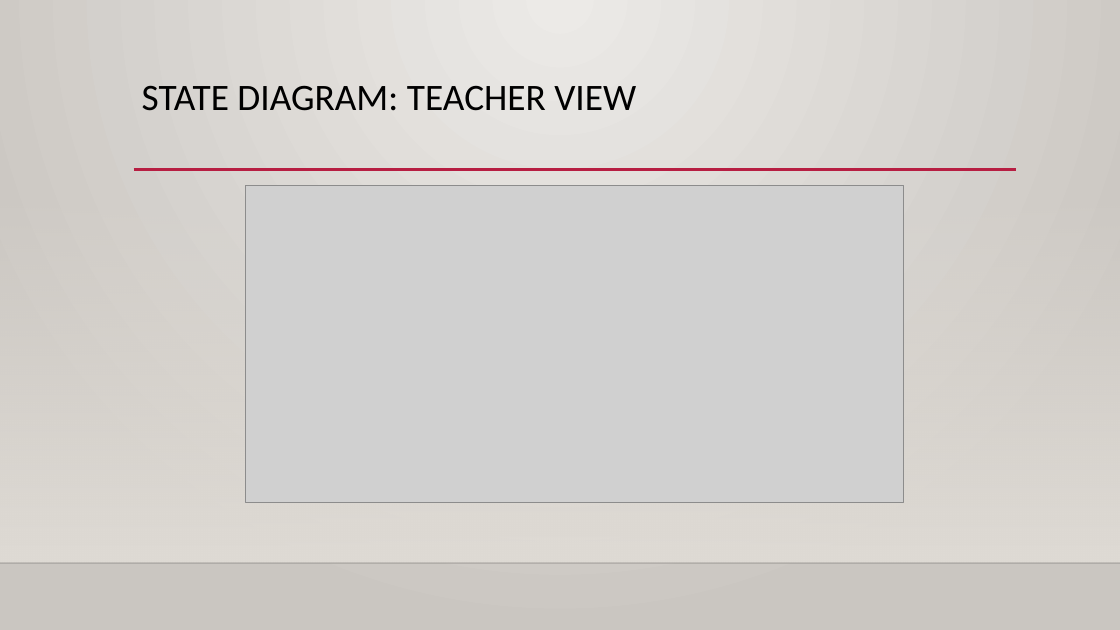
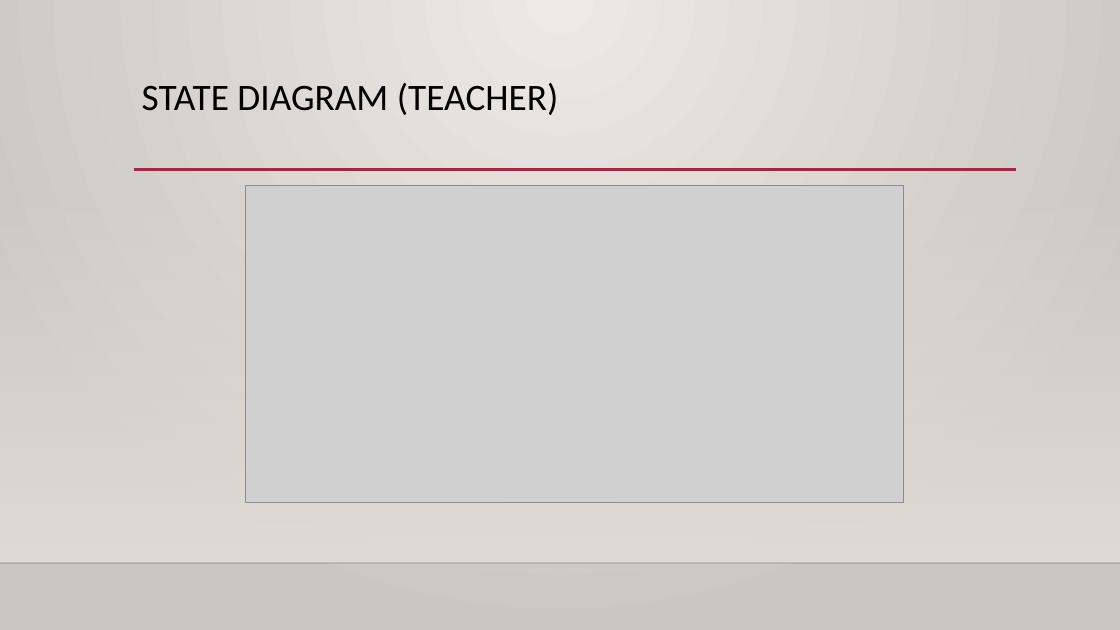
Before and after one commit to StewartSteven/Attend-In, a slide deck: slide 11 of Attend-in_Sprint1.pptx. Drawn at 1120x630 pixels with LibreOffice and Linux fonts; fonts in the diff are those of the drawing; grey boxes stand for pictures; background and template pictures are left out. Boxes give left, top, right and bottom in pixels: in the first picture for what was removed or moved away, otherwise in the second. Text is boxed around its words. In the diff, an @@ line names an element or a change of style, - is before the commit and + after.

```diff
--- a/Attend-in_Sprint1.pptx
+++ b/Attend-in_Sprint1.pptx
@@ title at box(142, 83, 559, 115): text changed @@
-STATE DIAGRAM: TEACHER VIEW
+STATE DIAGRAM (TEACHER)
```
Also in this commit, not shown: 4 other slides changed.
